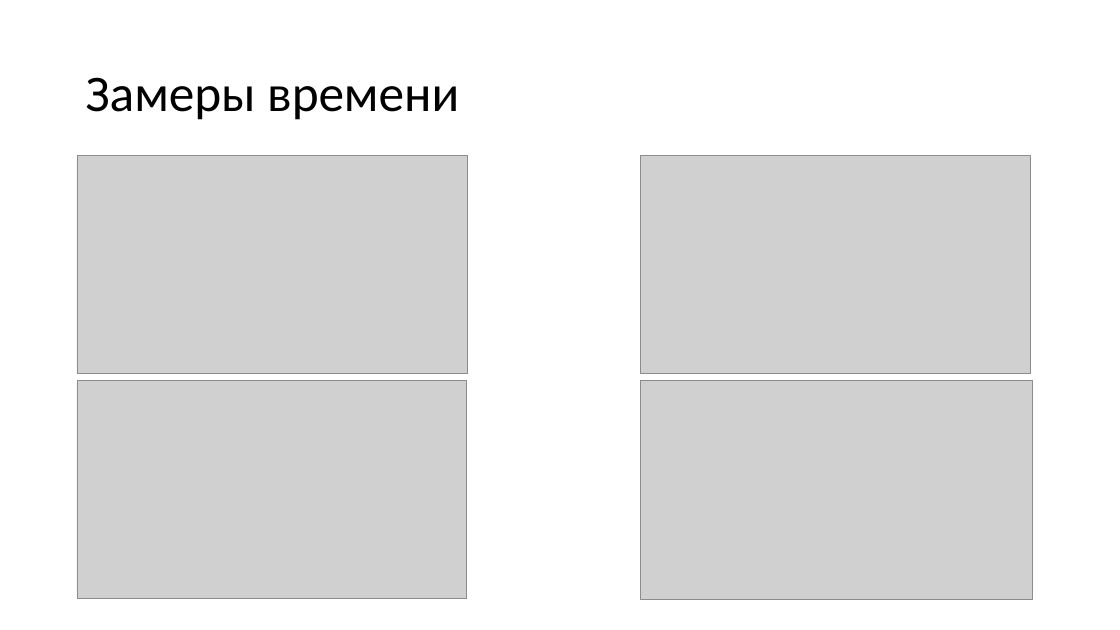
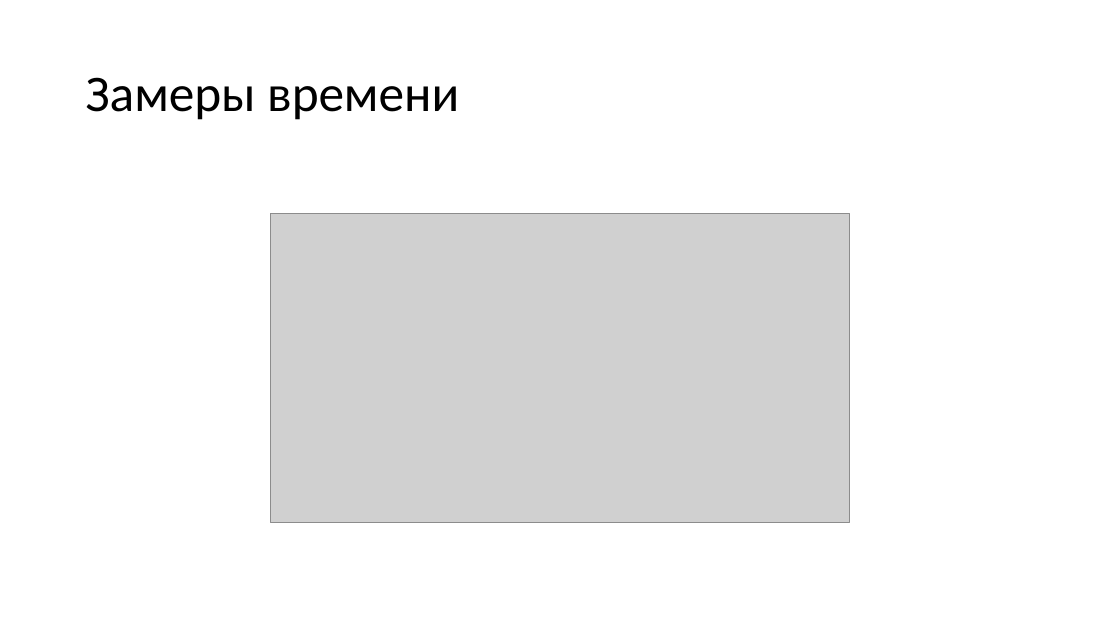
Before and after one commit to TheFunGun36/BMSTU_Practice2, a slide deck: slide 12 of doc/Моделирование зеркального кубика Рубика.pptx (slide 11 before the commit). Drawn at 1120x630 pixels with LibreOffice and Linux fonts; fonts in the diff are those of the drawing; grey boxes stand for pictures. Boxes give left, top, right and bottom in pixels: in the first picture for what was removed or moved away, otherwise in the second. Text is boxed around its words. In the diff, an @@ line names an element or a change of style, - is before the commit and + after.

```diff
--- a/doc/Моделирование зеркального кубика Рубика.pptx
+++ b/doc/Моделирование зеркального кубика Рубика.pptx
@@ picture removed at (x1=77, y1=155, x2=468, y2=374) @@
@@ picture removed at (x1=641, y1=155, x2=1031, y2=374) @@
@@ picture added at (x1=271, y1=213, x2=850, y2=523) @@
@@ picture removed at (x1=77, y1=381, x2=467, y2=599) @@
@@ picture removed at (x1=641, y1=381, x2=1033, y2=600) @@
```
Also in this commit, not shown: 1 slide added, 14 other files.
